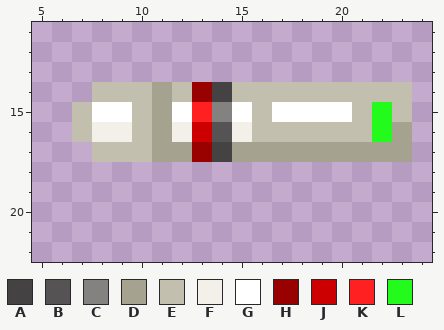
Two versions of one pixel-art sprite, Resources/Textures/Objects/Specific/Medical/medipen.rsi/stimpen.png. Above: the version before the commit.
The file is 32x32 pixels. Shown: x 5..24, y 11..22.
Palette (. is transparent): A #444242  B #555353  C #848181  D #a6a290  E #c3bfaf  F #f2f0e9  G #ffffff  H #990000  J #cc0000  K #ff2121  L #22fb1c
The result:
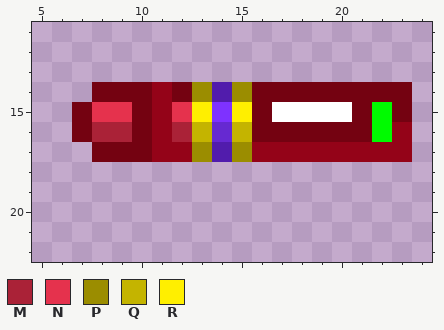
Colours new in this view: M #aa2237  N #e5324d  P #9b8d00  Q #c4b400  R #ffef00
Change:
Colour A changes from #444242 to #511cac.
Colour B changes from #555353 to #6629d1.
Colour C changes from #848181 to #7e32ff.
Colour D changes from #a6a290 to #940318.
Colour E changes from #c3bfaf to #740211.
Colour L changes from #22fb1c to #00fb00.
The author changed colour F to colour M in row 16 at x 8 to 9 and 12.
The author changed colour G to colour N in row 15 at x 8 to 9 and 12.
The author changed colour D to colour P in row 17 at x 15.
The author changed colour E to colour P in row 14 at x 15.
The author changed colour H to colour P in row 14 at x 13; in row 17 at x 13.
The author changed colour F to colour Q in row 16 at x 15.
The author changed colour J to colour Q in row 16 at x 13.
The author changed colour G to colour R in row 15 at x 15.
The author changed colour K to colour R in row 15 at x 13.
Pixel boxes of the changes (left, top, right, bottom) in both pictures:
changed: (72, 82, 412, 162)
